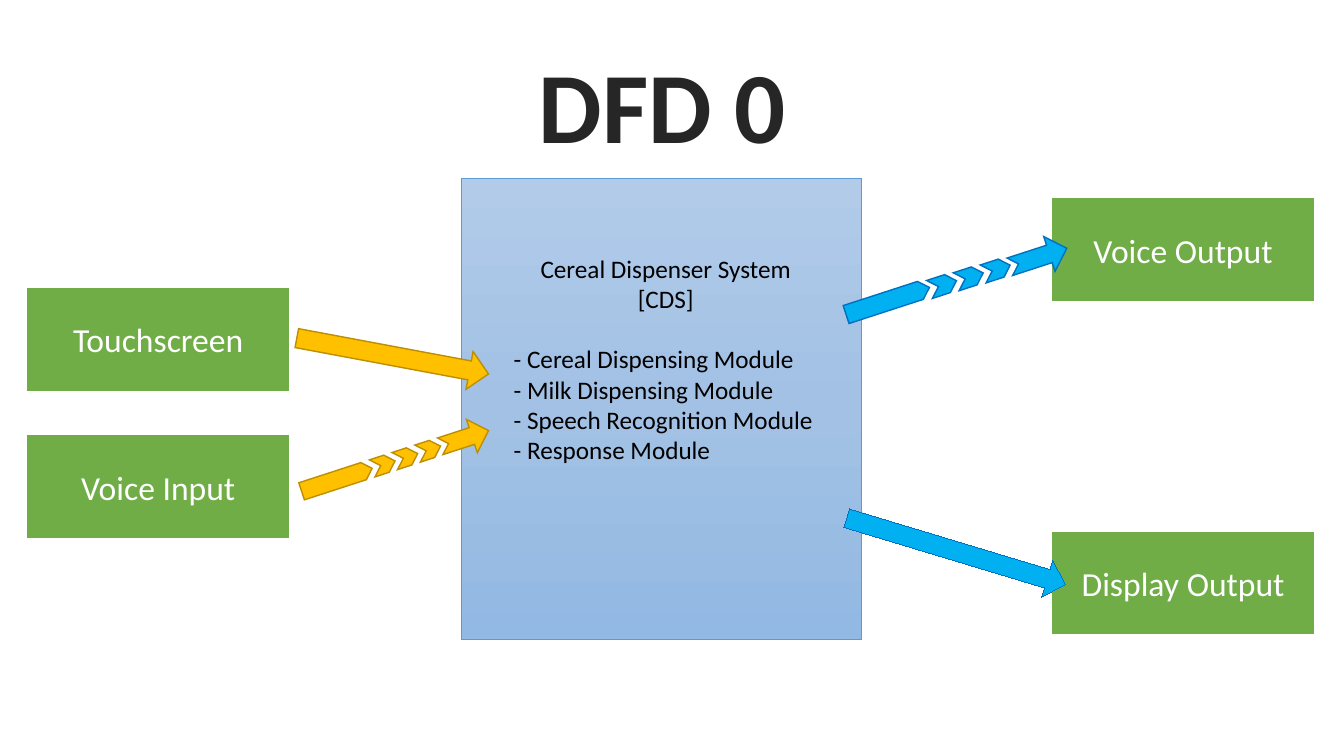
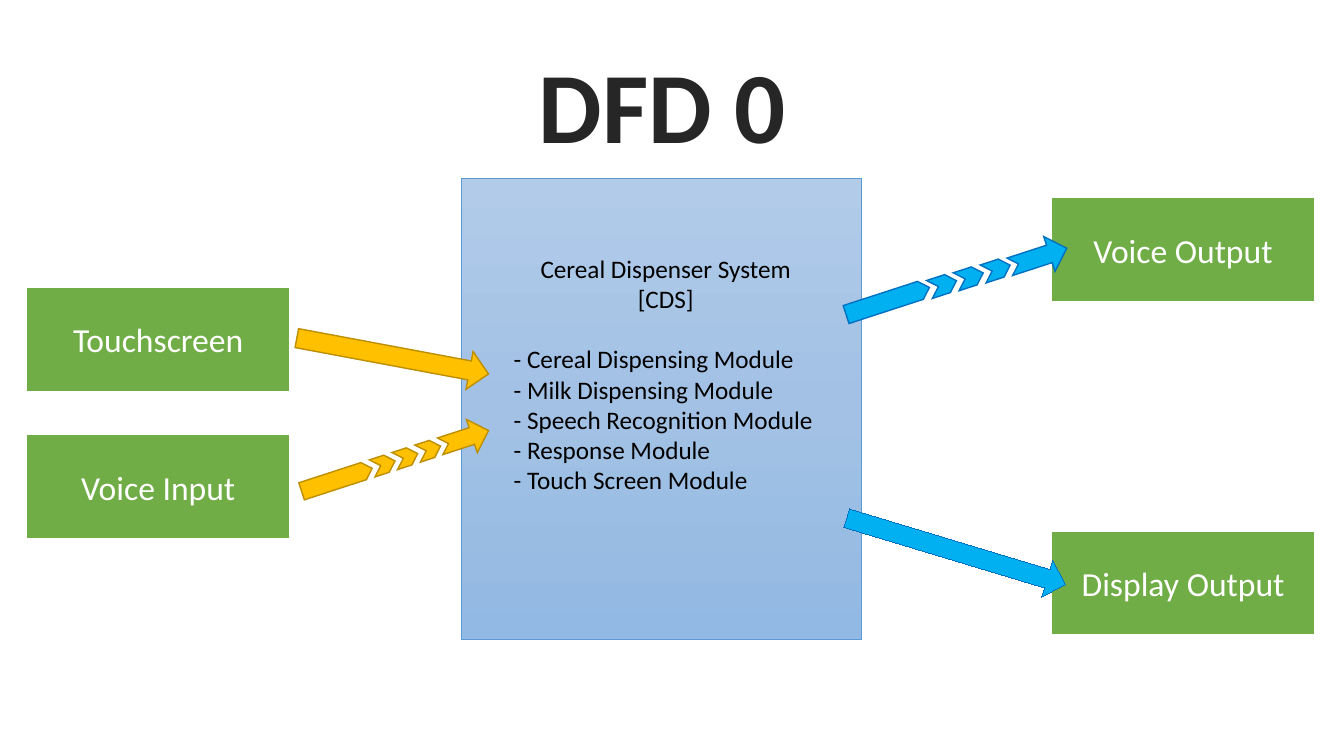
Before and after one commit to Abel2Code/CerealDispenserSystem, a slide deck: slide 2 of Misc/Powerpoints/DFD_0.pptx. Drawn at 1344x756 pixels with LibreOffice and Linux fonts; fonts in the diff are those of the drawing. Boxes give left, top, right and bottom in pixels: in the first picture for what was removed or moved away, otherwise in the second. Text is boxed around its words. In the diff, an @@ line names an element or a change of style, - is before the commit and + after.

```diff
--- a/Misc/Powerpoints/DFD_0.pptx
+++ b/Misc/Powerpoints/DFD_0.pptx
@@ text at [527, 471, 748, 489]: paragraph added @@
+- Touch Screen Module
```
Also in this commit, not shown: 1 other file.
